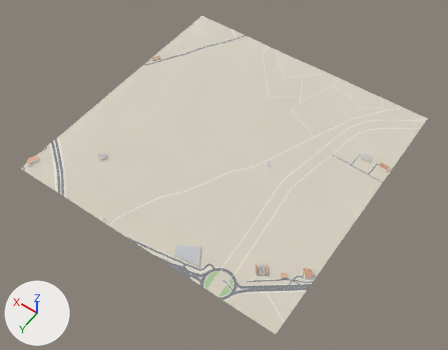
An edit to the glTF model public/world/tiles/3_-5.glb, drawn before and after from the same camera.
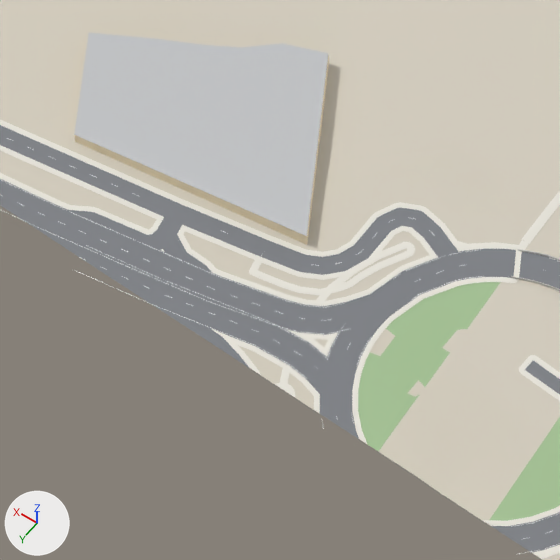
There are two pictures of each version: one whole from a 50 mm camera at (2706.0, 5653.0, 1633.0) aimed at (3466.0, 4590.0, -38.0), one close up on the part from 37% to 50% of the width and 69% to 86% of the height. Arrows for +X, +Y and +Z are at lower left; the lights stay in place. The older version's two pictures come first. Vertices at exactly the same position are counted once.

Before the edit, the objects in view are built like this:
```python
me_deck = bpy.data.meshes.new('Deck')
me_deck.from_pydata(...)  # 30 vertices, 28 faces; spans x 3197.8..3240.5, y 4911.9..4926.9, z 27.4..28.1
me_deck.materials.append(mat_defaultmaterial_004)
me_roofs = bpy.data.meshes.new('Roofs')
me_roofs.from_pydata(...)  # 84 vertices, 52 faces; spans x 3006.0..4000.0, y 4285.0..4994.0, z 30.0..39.0
me_roofs.materials.append(mat_defaultmaterial_010)
me_sidewalk = bpy.data.meshes.new('Sidewalk')
me_sidewalk.from_pydata(...)  # 4676 vertices, 4848 faces; spans x 3000.0..4000.0, y 4000.0..5000.0, z 17.0..31.0
me_sidewalk.materials.append(mat_defaultmaterial_003)
me_struct = bpy.data.meshes.new('Struct')
me_struct.from_pydata(...)  # 180 vertices, 252 faces; spans x 3197.8..3240.5, y 4911.8..4927.0, z 26.5..29.1
me_struct.materials.append(mat_defaultmaterial_005)
ob_deck = bpy.data.objects.new('Deck', me_deck)
ob_deck.location = (0.0, 0.0, 0.0)
ob_roofs = bpy.data.objects.new('Roofs', me_roofs)
ob_roofs.location = (0.0, 0.0, 0.0)
ob_sidewalk = bpy.data.objects.new('Sidewalk', me_sidewalk)
ob_sidewalk.location = (0.0, 0.0, 0.0)
ob_struct = bpy.data.objects.new('Struct', me_struct)
ob_struct.location = (0.0, 0.0, 0.0)
# also in view: 'Park' at (3216.0, 4963.0, 28.0); 'Road' at (3500.0, 4500.0, 25.0); 'Walls' at (3503.0, 4640.0, 29.0); 'Marks' at (3499.0, 4504.0, 25.0); 'Ground' at (3500.0, 4500.0, 23.0)
```
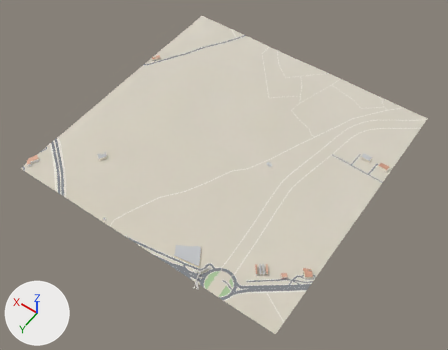
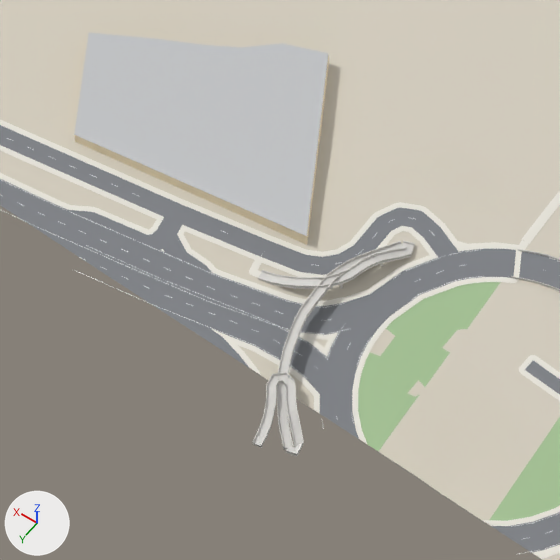
Pixel boxes (x1, y1, x2, y2) of what changed, in the close-ups (560 x 560 px):
'Deck', reshaped: before (512, 251, 560, 289); after (253, 242, 560, 453)
'Struct', reshaped: before (511, 249, 560, 292); after (252, 240, 560, 457)
part 1 of me_sidewalk, built on (mostly hidden afterwards): before (196, 242, 415, 397); after (207, 245, 386, 373)
part 2 of me_deck, added: after (277, 243, 402, 448)
part 3 of me_deck, added: after (259, 242, 414, 285)
part 4 of me_deck, added: after (253, 374, 303, 453)
part 5 of me_struct, added: after (252, 240, 415, 457)

What the commit changed:
me_sidewalk is used by ob_sidewalk; location (0.0, 0.0, 0.0).
me_sidewalk had 4676 vertices, 4848 faces and spanned x 3000.0..4000.0, y 4000.0..5000.0, z 17.0..31.0.
me_sidewalk now has 4559 vertices, 4723 faces and spans x 3000.0..4000.0, y 4000.0..5000.0, z 17.0..31.0.
me_sidewalk part 1: 2 vertices moved within x 3304.0..3316.0, y 4973.0..4979.0, z 29.0; 140 vertices removed from x 3265.0..3300.0, y 4935.0..5000.0, z 28.0..29.0; 23 vertices added at x 3274.0..3280.0, y 4947.0..4994.0, z 28.0..29.0.
me_deck is used by ob_deck; location (0.0, 0.0, 0.0).
me_deck had 30 vertices, 28 faces and spanned x 3197.8..3240.5, y 4911.9..4926.9, z 27.4..28.1.
me_deck now has 166 vertices, 158 faces and spans x 3197.8..3300.6, y 4911.9..5020.2, z 27.4..35.2.
me_deck part 2: a new loose piece of 60 vertices spanning x 3255.7..3281.3, y 4936.9..5016.1, z 27.6..34.8, in mat_defaultmaterial_004.
me_deck part 3: a new loose piece of 40 vertices spanning x 3266.2..3300.6, y 4935.2..4973.5, z 27.6..33.9, in mat_defaultmaterial_004.
me_deck part 4: a new loose piece of 36 vertices spanning x 3252.9..3273.8, y 4997.2..5020.2, z 30.0..35.2, in mat_defaultmaterial_004.
me_struct is used by ob_struct; location (0.0, 0.0, 0.0).
me_struct had 180 vertices, 252 faces and spanned x 3197.8..3240.5, y 4911.8..4927.0, z 26.5..29.1.
me_struct now has 1068 vertices, 1530 faces and spans x 3197.8..3300.7, y 4911.8..5020.2, z 26.5..36.1.
me_struct part 5: 888 vertices added at x 3252.8..3300.7, y 4935.1..5020.2, z 26.6..36.1.
